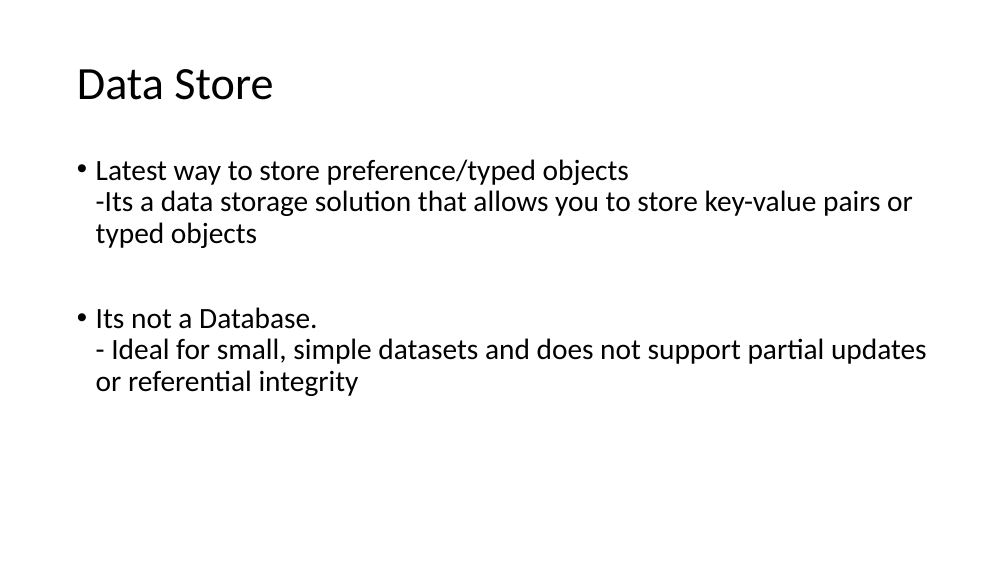
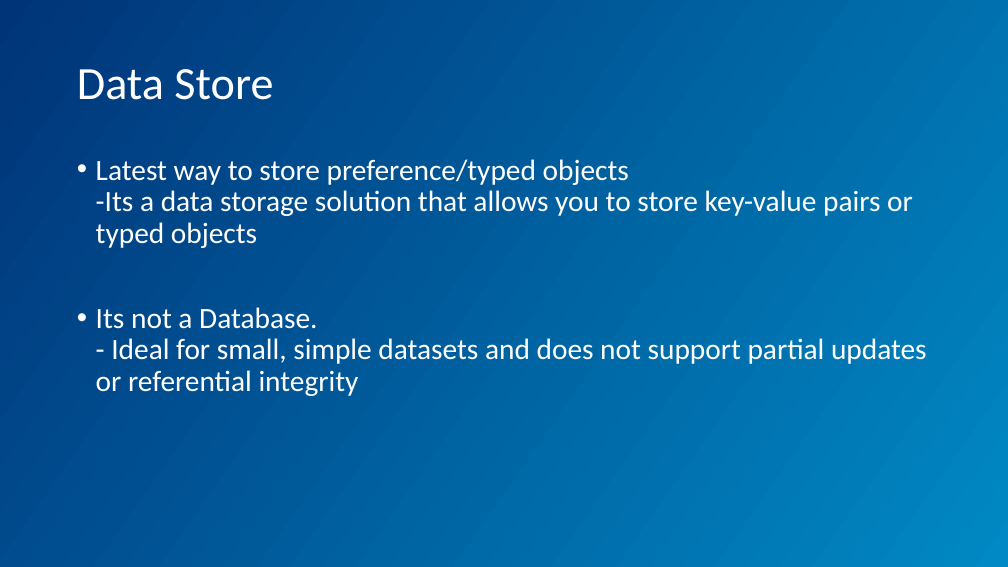
Before and after one commit to pratik-philips/DataStore-Android-Demo, a slide deck: slide 3 of DataStore.pptx. Drawn at 1008x567 pixels with LibreOffice and Linux fonts; fonts in the diff are those of the drawing. Boxes give left, top, right and bottom in pixels: in the first picture for what was removed or moved away, otherwise in the second. Text is boxed around its words. In the diff, an @@ line names an element or a change of style, - is before the commit and + after.

```diff
--- a/DataStore.pptx
+++ b/DataStore.pptx
@@ background #FFFFFF to gradient #003478 to #0089C4 @@
@@ title "Data Store" at [77, 69, 273, 100]: text colour #000000 to #FFFFFF @@
@@ text "Latest way to store preference/typed ..." at [96, 159, 927, 396]: text colour #000000 to #FFFFFF @@
```
Also in this commit, not shown: 12 other slides changed, 2 other files.
